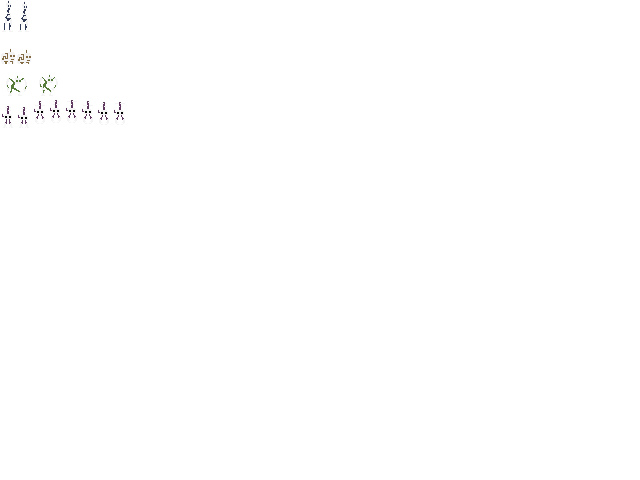
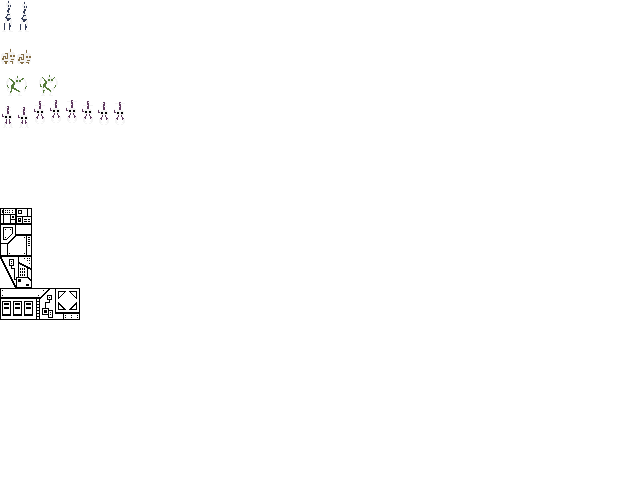
Comparing the layer stacks of the two 640 x 480 images. Changes:
painted on "layer" over [0, 208, 80, 320]
